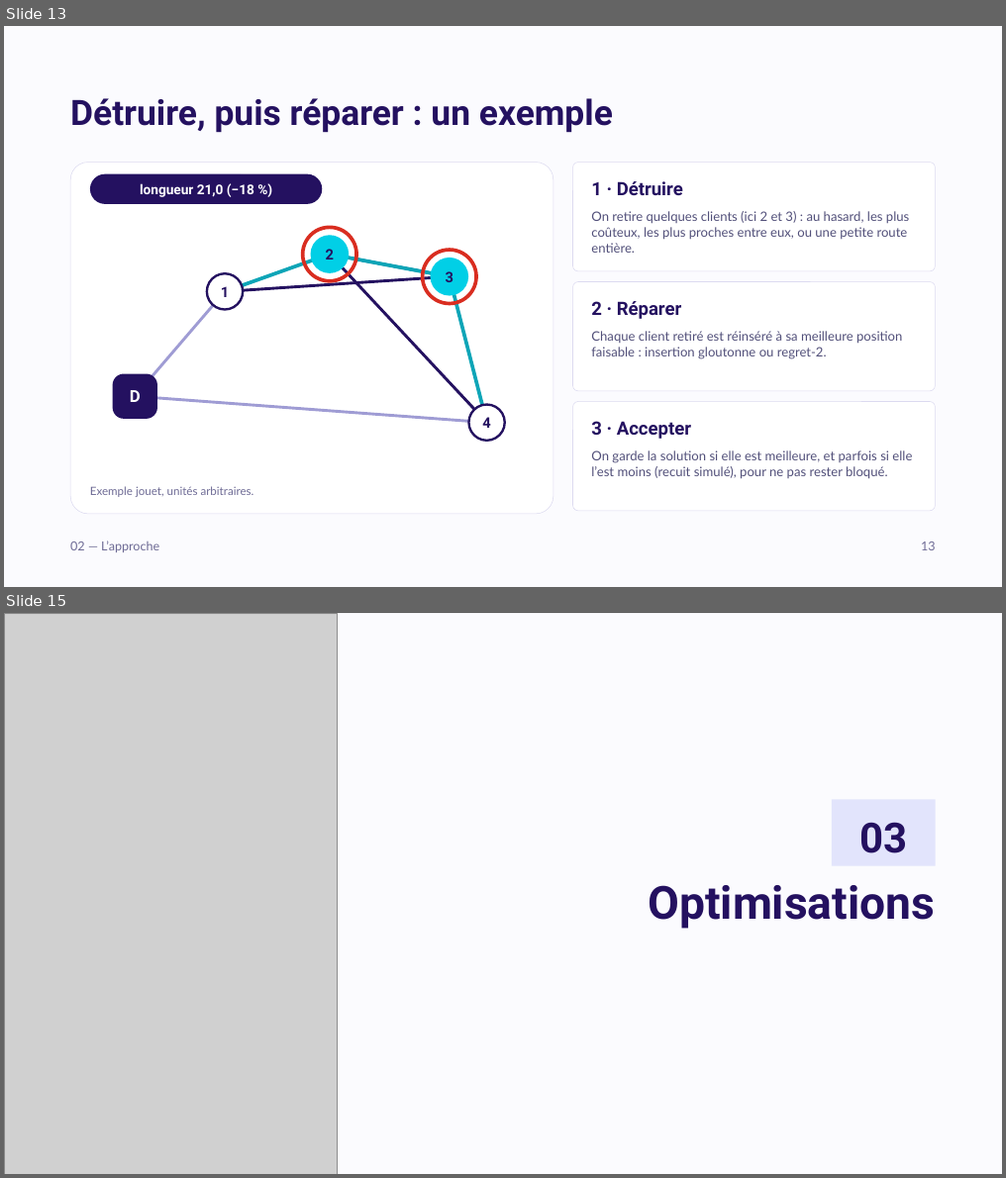
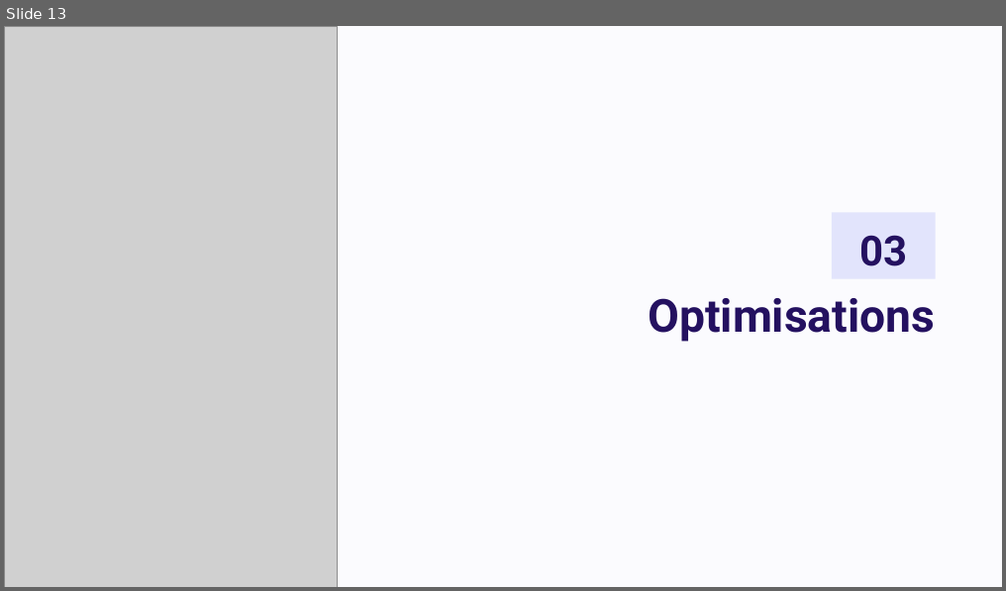
Before and after one commit to PerfectKars/tournees-livraison-cvrptw, a slide deck: livrables/Presentation_CVRPTW.pptx. Shown one above the other, each under a label of ours: slides 13 and 15 before the commit, slide 13 after it; the slides between them are not shown. The pictures are 1006x1178 and 1006x591 pixels, drawn with LibreOffice and Linux fonts; fonts in the diff are those of the drawing; grey boxes stand for pictures. Boxes give left, top, right and bottom in pixels: in the first picture for what was removed or moved away, otherwise in the second. Text is boxed around its words. In the diff, an @@ line names an element or a change of style, - is before the commit and + after.

```diff
--- a/livrables/Presentation_CVRPTW.pptx
+++ b/livrables/Presentation_CVRPTW.pptx
@@ slide 13 removed at (4,26,1002,587), background #FBFBFE @@
@@ title removed at (70,98,613,133) @@
-Détruire, puis réparer : un exemple
@@ rounded rectangle removed at (70,163,553,514) @@
@@ rounded rectangle removed at (573,163,936,272) @@
@@ rounded rectangle removed at (90,174,254,204) @@
-longueur 25,7
@@ rounded rectangle removed at (90,174,322,204) @@
-longueur 21,0 (−18 %)
@@ text removed at (591,181,683,195) @@
-1 · Détruire
@@ ellipse removed at (303,227,356,281) @@
@@ text removed at (591,211,909,253) @@
-On retire quelques clients (ici 2 et 3) : au hasard, les plus coûteux, les plus proches entre eux, ou une petite route entière.
@@ line removed from (225, 291) to (330, 255) @@
@@ ellipse removed at (312,236,348,273) @@
-2
@@ line removed from (450, 276) to (330, 255) @@
@@ line removed from (330, 255) to (487, 423) @@
@@ line removed from (330, 255) to (450, 276) @@
@@ ellipse removed at (423,250,476,304) @@
@@ ellipse removed at (432,259,467,294) @@
-3
@@ line removed from (135, 396) to (225, 291) @@
@@ ellipse removed at (207,274,243,310) @@
-1
@@ line removed from (225, 291) to (450, 276) @@
@@ line removed from (450, 276) to (487, 423) @@
@@ rounded rectangle removed at (573,282,936,391) @@
@@ text removed at (591,301,682,319) @@
-2 · Réparer
@@ text removed at (591,331,902,360) @@
-Chaque client retiré est réinséré à sa meilleure position faisable : insertion gloutonne ou regret-2.
@@ rounded rectangle removed at (113,374,157,419) @@
-D
@@ line removed from (487, 423) to (135, 396) @@
@@ ellipse removed at (469,405,505,441) @@
-4
@@ rounded rectangle removed at (573,402,936,511) @@
@@ text removed at (591,421,691,439) @@
-3 · Accepter
@@ text removed at (591,451,912,479) @@
-On garde la solution si elle est meilleure, et parfois si elle l’est moins (recuit simulé), pour ne pas rester bloqué.
@@ text removed at (90,486,254,497) @@
-Exemple jouet, unités arbitraires.
@@ text removed at (70,541,159,553) @@
-02 — L’approche
@@ text removed at (921,542,936,551) @@
-13
@@ what was slide 15 is now slide 13 @@
```
Also in this commit, not shown: 13 slides changed, 4 other slides removed, 1 other file.
